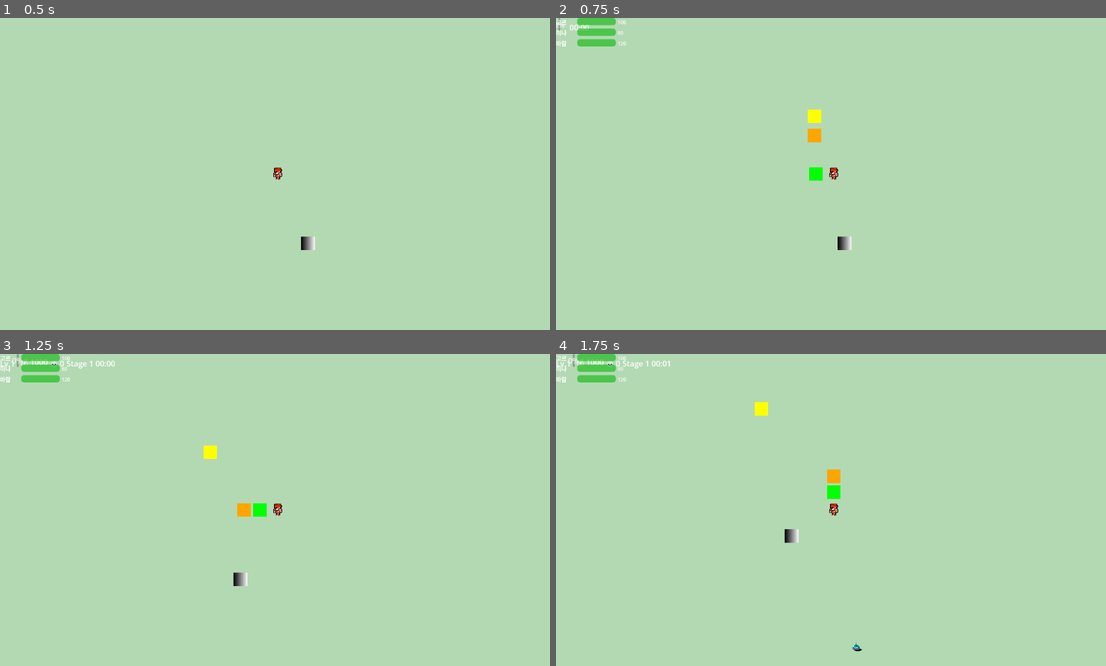
Above: before the commit, frames 1-4 (two rows, left to right).
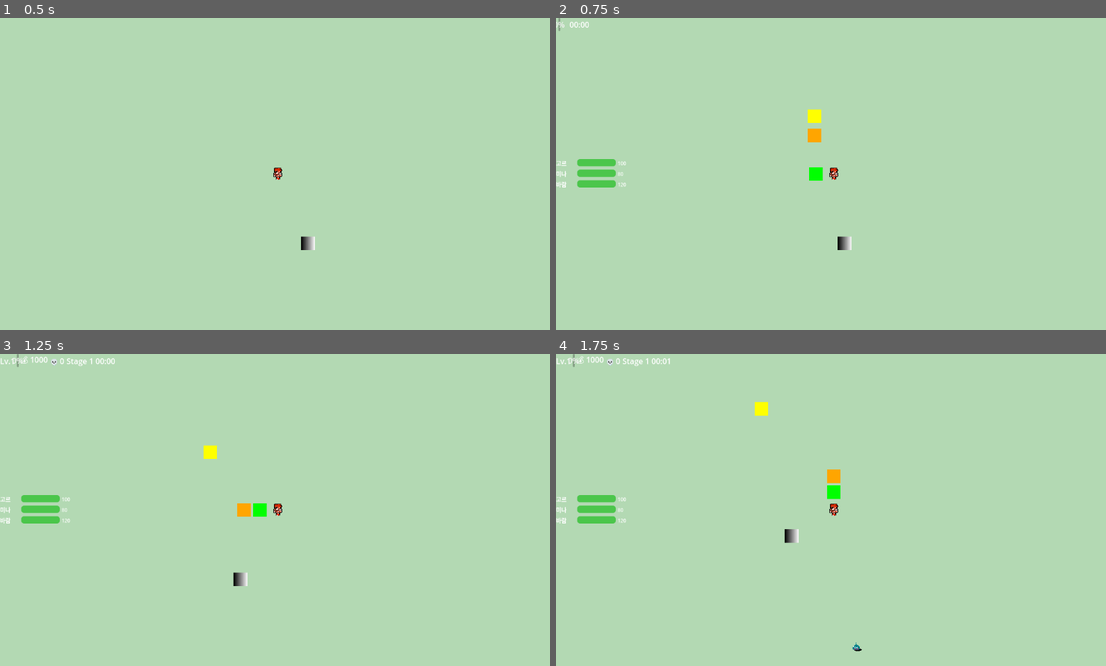
Above: after the commit, the same moments.

Repository: limmmmmmn/Appears-Appears
Game: Godot game, scene res://scenes/field/TestField.tscn
Same seed, same stepped clock (60 frames per second), same inputs: the game is played once before the commit and once after it.
Inputs:
- Up to frame 1 (0.5 s): no input
- Up to frame 2 (0.75 s): tap Enter (ui_accept) at 0.5 s; hold Right (ui_right) from 0.53 s (still down); hold Enter (ui_accept) from 0.53 s (still down)
- Up to frame 3 (1.25 s): keep holding Right (ui_right); keep holding Enter (ui_accept)
- Up to frame 4 (1.75 s): release Right (ui_right) at 1.28 s; release Enter (ui_accept) at 1.28 s; hold Down (ui_down) from 1.28 s (still down); tap Enter (ui_accept) at 1.35, 1.52 s

Frame 1 is identical in both runs. In frame 2, 1.2% of the frame differs, in the area x 0-13%, y 0-55%; in frame 3, 1.3%, in the area x 0-21%, y 0-55%; in frame 4, 1.3%.

Commit message:
cc

Diff:
--- a/project.godot
+++ b/project.godot
@@ -23,6 +23,19 @@
 SaveManager="*res://scripts/autoload/SaveManager.gd"
 StageManager="*res://scripts/autoload/StageManager.gd"
 
+[input]
+
+inventory={
+"deadzone": 0.2,
+"events": [Object(InputEventKey,"resource_local_to_scene":false,"resource_name":"","device":-1,"window_id":0,"alt_pressed":false,"shift_pressed":false,"ctrl_pressed":false,"meta_pressed":false,"pressed":false,"keycode":0,"physical_keycode":73,"key_label":0,"unicode":105,"location":0,"echo":false,"script":null)
+]
+}
+pause={
+"deadzone": 0.2,
+"events": [Object(InputEventKey,"resource_local_to_scene":false,"resource_name":"","device":-1,"window_id":0,"alt_pressed":false,"shift_pressed":false,"ctrl_pressed":false,"meta_pressed":false,"pressed":false,"keycode":0,"physical_keycode":80,"key_label":0,"unicode":112,"location":0,"echo":false,"script":null)
+]
+}
+
 [rendering]
 
 textures/canvas_textures/default_texture_filter=0
--- a/scenes/field/TestField.tscn
+++ b/scenes/field/TestField.tscn
@@ -25,10 +25,12 @@
 
 [node name="Player" parent="." instance=ExtResource("2_player")]
 position = Vector2(336, -145)
-speed = null
 
 [node name="EnemySpawner" type="Node2D" parent="."]
+position = Vector2(2, -2)
 script = ExtResource("5_spawner")
+spawn_interval = 0.5
+max_enemies = 100
 
 [node name="TownExit" type="Area2D" parent="."]
 position = Vector2(400, 0)
--- a/scenes/ui/ChurchUI.tscn
+++ b/scenes/ui/ChurchUI.tscn
@@ -1,6 +1,9 @@
-[gd_scene format=3 uid="uid://x2u85dakgn5g"]
+[gd_scene load_steps=2 format=3 uid="uid://x2u85dakgn5g"]
 
-[node name="ChurchUi" type="Panel"]
+[ext_resource type="Script" uid="uid://ccp1252u20fdp" path="res://scripts/ui/ChurchUI.gd" id="1_dsla2"]
+
+[node name="ChurchUI" type="Panel"]
+script = ExtResource("1_dsla2")
 
 [node name="VBoxContainer" type="VBoxContainer" parent="."]
 layout_mode = 0
--- a/scenes/ui/GameOverUI.tscn
+++ b/scenes/ui/GameOverUI.tscn
@@ -2,7 +2,7 @@
 
 [ext_resource type="Script" uid="uid://dus7a1gsry58c" path="res://scripts/ui/GameOverUI.gd" id="1_m61qa"]
 
-[node name="GameOverUi" type="Panel"]
+[node name="GameOverUI" type="Panel"]
 script = ExtResource("1_m61qa")
 
 [node name="VBoxContainer" type="VBoxContainer" parent="."]
--- a/scenes/ui/HUD.tscn
+++ b/scenes/ui/HUD.tscn
@@ -2,13 +2,15 @@
 
 [ext_resource type="Script" uid="uid://dne8mkxl3ygjf" path="res://scripts/ui/HUD.gd" id="1_kw0id"]
 
-[node name="Hud" type="CanvasLayer"]
+[node name="HUD" type="CanvasLayer"]
 layer = 50
 script = ExtResource("1_kw0id")
 
 [node name="TopBar" type="HBoxContainer" parent="."]
-offset_right = 40.0
-offset_bottom = 40.0
+anchors_preset = 10
+anchor_right = 1.0
+offset_bottom = 27.0
+grow_horizontal = 2
 
 [node name="LevelLabel" type="Label" parent="TopBar"]
 layout_mode = 2
@@ -29,9 +31,22 @@
 layout_mode = 2
 
 [node name="PartyHP" type="VBoxContainer" parent="."]
+anchors_preset = 4
+anchor_top = 0.5
+anchor_bottom = 0.5
+offset_top = -20.0
 offset_right = 40.0
-offset_bottom = 40.0
+offset_bottom = 20.0
+grow_vertical = 2
 
 [node name="SynergyPanel" type="VBoxContainer" parent="."]
-offset_right = 40.0
-offset_bottom = 40.0
+anchors_preset = 6
+anchor_left = 1.0
+anchor_top = 0.5
+anchor_right = 1.0
+anchor_bottom = 0.5
+offset_left = -40.0
+offset_top = -20.0
+offset_bottom = 20.0
+grow_horizontal = 0
+grow_vertical = 2
--- a/scenes/ui/InventoryUI.tscn
+++ b/scenes/ui/InventoryUI.tscn
@@ -2,7 +2,7 @@
 
 [ext_resource type="Script" uid="uid://wldd6b0fm81" path="res://scripts/ui/InventoryUI.gd" id="1_p0ay3"]
 
-[node name="InventoryUi" type="Panel"]
+[node name="InventoryUI" type="Panel"]
 custom_minimum_size = Vector2(600, 400)
 script = ExtResource("1_p0ay3")
 
@@ -35,7 +35,7 @@
 offset_right = 40.0
 offset_bottom = 23.0
 
-[node name="Button" type="Button" parent="."]
+[node name="CloseButton" type="Button" parent="."]
 layout_mode = 0
 offset_right = 8.0
 offset_bottom = 8.0
--- a/scenes/ui/ItemChoiceUI.tscn
+++ b/scenes/ui/ItemChoiceUI.tscn
@@ -2,7 +2,7 @@
 
 [ext_resource type="Script" uid="uid://grsuv652good" path="res://scripts/ui/ItemChoiceUI.gd" id="1_kduac"]
 
-[node name="ItemChoiceUi" type="Panel"]
+[node name="ItemChoiceUI" type="Panel"]
 custom_minimum_size = Vector2(400, 300)
 script = ExtResource("1_kduac")
 
--- a/scenes/ui/ShopUI.tscn
+++ b/scenes/ui/ShopUI.tscn
@@ -2,7 +2,7 @@
 
 [ext_resource type="Script" uid="uid://bu25nqetddjt5" path="res://scripts/ui/ShopUI.gd" id="1_ivylx"]
 
-[node name="ShopUi" type="Panel"]
+[node name="ShopUI" type="Panel"]
 custom_minimum_size = Vector2(500, 350)
 script = ExtResource("1_ivylx")
 
--- a/scenes/ui/TavernUI.tscn
+++ b/scenes/ui/TavernUI.tscn
@@ -2,7 +2,7 @@
 
 [ext_resource type="Script" uid="uid://bimamdmkafys5" path="res://scripts/ui/TavernUI.gd" id="1_qb4b5"]
 
-[node name="TavernUi" type="Panel"]
+[node name="TavernUI" type="Panel"]
 custom_minimum_size = Vector2(500, 350)
 script = ExtResource("1_qb4b5")
 
--- a/scenes/ui/TownUI.tscn
+++ b/scenes/ui/TownUI.tscn
@@ -2,7 +2,7 @@
 
 [ext_resource type="Script" uid="uid://cmmto8rfi4hw1" path="res://scripts/ui/TownUI.gd" id="1_7vtjh"]
 
-[node name="TownUi" type="Panel"]
+[node name="TownUI" type="Panel"]
 custom_minimum_size = Vector2(300, 400)
 script = ExtResource("1_7vtjh")
 
--- a/scripts/enemies/Enemy.gd
+++ b/scripts/enemies/Enemy.gd
@@ -1,44 +1,35 @@
 # scripts/enemies/Enemy.gd
 extends CharacterBody2D
 
-# 적 데이터
 var enemy_data: Dictionary = {}
 var enemy_id: String = ""
 
-# 스탯
 var current_hp: int = 30
 var max_hp: int = 30
 var attack: int = 5
 var defense: int = 2
 var move_speed: float = 80.0
 
-# AI 상태
 enum State { IDLE, WANDER, CHASE, FLEE }
 var current_state: State = State.WANDER
 
-# 플레이어 참조
 var player: Node2D = null
 var detection_range: float = 150.0
 var flee_range: float = 200.0
 
-# 배회 관련
 var wander_timer: float = 0.0
 var wander_direction: Vector2 = Vector2.ZERO
 
-# 레벨 차이
 var level_difference: int = 0
-
-# 전투 시작 여부
 var battle_started: bool = false
 
-# Area2D 참조
 @onready var hitbox: Area2D = $Hitbox
 
 func _ready():
 	print("[Enemy] Spawned: ", enemy_id if enemy_id else "unnamed")
 
-	# Area2D 시그널 연결
-	if hitbox:
+	# ⭐ 시그널 중복 연결 방지
+	if hitbox and not hitbox.body_entered.is_connected(_on_hitbox_body_entered):
 		hitbox.body_entered.connect(_on_hitbox_body_entered)
 
 	await get_tree().create_timer(0.1).timeout
@@ -62,20 +53,14 @@
 	move_and_slide()
 	check_state_transitions()
 
-# ========================================
-# 상태별 행동
-# ========================================
-
 func _idle_state(delta):
 	velocity = Vector2.ZERO
 	wander_timer -= delta
-
 	if wander_timer <= 0:
 		change_state(State.WANDER)
 
 func _wander_state(delta):
 	velocity = wander_direction * move_speed * 0.5
-
 	wander_timer -= delta
 	if wander_timer <= 0:
 		change_state(State.IDLE)
@@ -90,10 +75,6 @@
 	if player:
 		var direction = (global_position - player.global_position).normalized()
 		velocity = direction * move_speed * 1.2
-
-# ========================================
-# 상태 전환
-# ========================================
 
 func check_state_transitions():
 	if not player:
@@ -116,33 +97,21 @@
 func change_state(new_state: State):
 	if current_state == new_state:
 		return
-
 	current_state = new_state
-
 	match new_state:
 		State.IDLE:
 			velocity = Vector2.ZERO
 		State.WANDER:
 			start_wandering()
-		State.CHASE:
-			print("  [Enemy] Chasing player!")
-		State.FLEE:
-			print("  [Enemy] Fleeing!")
 
 func start_wandering():
 	var angle = randf() * TAU
 	wander_direction = Vector2(cos(angle), sin(angle))
 	wander_timer = randf_range(2.0, 4.0)
 
-# ========================================
-# 충돌 & 전투 (Area2D 방식!) ⭐
-# ========================================
-
 func _on_hitbox_body_entered(body):
 	if battle_started:
 		return
-
-	# 플레이어 체크
 	if body.is_in_group("player") or body.name == "Player":
 		start_battle(body)
 
@@ -151,17 +120,13 @@
 		return
 
 	battle_started = true
-
 	print("\n[Enemy] Battle started with ", enemy_data.get("name", "Unknown"))
 
-	# 시그널 발송
 	EventBus.battle_started.emit(enemy_id)
 
-	# 전투창 생성
 	var battle_window = preload("res://scenes/ui/BattleWindow.tscn").instantiate()
 	battle_window.name = "BattleWindow_" + str(get_instance_id())
 
-	# Canvas Layer에 추가
 	var canvas = get_tree().root.get_node_or_null("BattleCanvas")
 	if not canvas:
 		canvas = CanvasLayer.new()
@@ -170,31 +135,22 @@
 		get_tree().root.add_child(canvas)
 
 	canvas.add_child(battle_window)
-
-	# 전투 초기화
 	battle_window.init_battle(enemy_data, str(get_instance_id()))
 
-	# 전투창 위치 (랜덤)
 	await get_tree().process_frame
 	var viewport_size = get_viewport().get_visible_rect().size
 	var random_x = randf_range(50, viewport_size.x - 450)
 	var random_y = randf_range(50, viewport_size.y - 350)
 	battle_window.position = Vector2(random_x, random_y)
 
-	print("  [Enemy] Disappeared from field")
+	# ⭐ 시그널 중복 연결 방지
+	if not EventBus.battle_victory.is_connected(_on_battle_victory):
+		EventBus.battle_victory.connect(_on_battle_victory, CONNECT_ONE_SHOT)
 
-	# 전투 종료 대기
-	EventBus.battle_victory.connect(_on_battle_victory, CONNECT_ONE_SHOT)
-
-	# 적 즉시 사라짐!
 	queue_free()
 
 func _on_battle_victory():
-	pass  # 이미 queue_free() 호출됨
-
-# ========================================
-# 초기화
-# ========================================
+	pass
 
 func init_enemy(data: Dictionary):
 	enemy_data = data
@@ -215,10 +171,7 @@
 	if players.size() > 0:
 		player = players[0]
 	else:
-		var root = get_tree().root
-		player = root.find_child("Player", true, false)
+		player = get_tree().root.find_child("Player", true, false)
 
 func set_level_difference(diff: int):
 	level_difference = diff
-	if diff >= 5:
-		print("  [Enemy] Player too strong! Will flee.")
--- a/scripts/field/TestField.gd
+++ b/scripts/field/TestField.gd
@@ -33,7 +33,13 @@
 
 	enemy_spawner.spawn_interval = 3.0
 	enemy_spawner.max_enemies = 15
-	enemy_spawner.enemy_pool = ["enemy_001", "enemy_002", "enemy_003"]
+
+	# ⭐ 수정: clear 후 append 방식으로 변경
+	enemy_spawner.enemy_pool.clear()
+	enemy_spawner.enemy_pool.append("enemy_001")
+	enemy_spawner.enemy_pool.append("enemy_002")
+	enemy_spawner.enemy_pool.append("enemy_003")
+
 	enemy_spawner.start_spawning()
 
 	print("[Field] Spawner ready")
@@ -176,15 +182,12 @@
 	gameover_ui.show_game_over()
 
 # ========================================
-# 세이브 (ESC 메뉴에서)
+# 세이브 (P 키)
 # ========================================
 
 func _input(event):
-	# P 키: 일시정지 & 세이브
-	if event.is_action_pressed("pause"):
-		show_pause_menu()
-
-func show_pause_menu():
-	# TODO: 일시정지 메뉴 구현
-	print("[Field] Pause menu (press P again to save)")
-	SaveManager.save_game()
+	# ⭐ 직접 키코드 체크 (Input Map 필요 없음)
+	if event is InputEventKey and event.pressed and not event.echo:
+		if event.keycode == KEY_P:
+			print("[Field] Saving game...")
+			SaveManager.save_game()
--- a/scripts/player/Player.gd
+++ b/scripts/player/Player.gd
@@ -17,11 +17,9 @@
 	setup_party_members()
 
 func _process(delta):
-	# UI 단축키
 	handle_ui_input()
 
 func _physics_process(delta):
-	# UI 열려있으면 이동 불가
 	if ui_open:
 		return
 
@@ -35,19 +33,29 @@
 	update_party_positions()
 
 func handle_ui_input():
-	# I 키: 인벤토리
-	if Input.is_action_just_pressed("inventory"):
-		open_inventory()
+	# ⭐ I 키: 인벤토리 (직접 키코드 체크)
+	if Input.is_key_pressed(KEY_I) and not ui_open:
+		# 한 번만 실행되도록
+		if not Input.is_action_just_pressed("ui_accept"):  # 더미 체크
+			open_inventory()
+			await get_tree().create_timer(0.3).timeout  # 중복 방지
 
 	# ESC: UI 닫기
-	if Input.is_action_just_pressed("ui_cancel"):
+	if Input.is_action_pressed("ui_cancel"):
 		close_all_ui()
+
+func _input(event):
+	# ⭐ I 키 눌림 감지
+	if event is InputEventKey and event.pressed and not event.echo:
+		if event.keycode == KEY_I and not ui_open:
+			open_inventory()
 
 func open_inventory():
 	if ui_open:
 		return
 
 	ui_open = true
+	print("[Player] Opening inventory")
 
 	var inventory_ui = preload("res://scenes/ui/InventoryUI.tscn").instantiate()
 
@@ -57,7 +65,6 @@
 	canvas.add_child(inventory_ui)
 	get_tree().root.add_child(canvas)
 
-	# 중앙 배치
 	await get_tree().process_frame
 	var viewport_size = get_viewport().get_visible_rect().size
 	inventory_ui.position = Vector2(
--- a/scripts/ui/InventoryUI.gd
+++ b/scripts/ui/InventoryUI.gd
@@ -1,29 +1,39 @@
 # scripts/ui/InventoryUI.gd
-# I 키로 열기, 아이템 장착/해제
 extends Panel
 
 signal closed
 
-# UI 참조
-@onready var inventory_list = $HSplitContainer/InventoryPanel/InventoryList
-@onready var equipment_list = $HSplitContainer/EquipmentPanel/EquipmentList
-@onready var item_info = $HSplitContainer/EquipmentPanel/ItemInfo
-@onready var close_button = $CloseButton
-
-# 선택된 아이템
+# UI 참조 - find_child로 찾기
+var inventory_list: VBoxContainer
+var equipment_list: VBoxContainer
+var item_info: Label
+var close_button: Button
+
 var selected_item: Dictionary = {}
 var selected_hero_index: int = 0
 
 func _ready():
 	print("[InventoryUI] Created")
 
+	# ⭐ 노드 이름으로 검색
+	inventory_list = find_child("InventoryList", true, false)
+	equipment_list = find_child("EquipmentList", true, false)
+	item_info = find_child("ItemInfo", true, false)
+	close_button = find_child("CloseButton", true, false)
+
+	# 디버그
+	print("  inventory_list: ", inventory_list)
+	print("  equipment_list: ", equipment_list)
+	print("  item_info: ", item_info)
+	print("  close_button: ", close_button)
+
 	if close_button:
 		close_button.pressed.connect(_on_close_pressed)
 
 	refresh_ui()
 
 func _input(event):
-	if event.is_action_pressed("ui_cancel"):  # ESC
+	if event.is_action_pressed("ui_cancel"):
 		close_ui()
 
 func refresh_ui():
@@ -35,16 +45,17 @@
 # ========================================
 
 func refresh_inventory():
-	# 기존 제거
+	if not inventory_list:
+		print("[InventoryUI] ERROR: inventory_list is null!")
+		return
+
 	for child in inventory_list.get_children():
 		child.queue_free()
 
-	# 인벤토리 아이템 표시
 	for item in GameManager.inventory:
 		var button = create_item_button(item, false)
 		inventory_list.add_child(button)
 
-	# 빈 슬롯 표시
 	var empty_slots = 20 - GameManager.inventory.size()
 	for i in range(empty_slots):
 		var empty_label = Label.new()
@@ -53,50 +64,46 @@
 		inventory_list.add_child(empty_label)
 
 func refresh_equipment():
-	# 기존 제거
+	if not equipment_list:
+		print("[InventoryUI] ERROR: equipment_list is null!")
+		return
+
 	for child in equipment_list.get_children():
 		child.queue_free()
 
-	# 파티원별 장비 표시
 	for i in range(GameManager.party.size()):
 		var hero = GameManager.party[i]
 
-		# 영웅 이름
 		var hero_label = Label.new()
 		hero_label.text = "=== %s ===" % hero.name
 		hero_label.add_theme_color_override("font_color", Color.YELLOW)
 		equipment_list.add_child(hero_label)
 
-		# 장비 슬롯
 		var slots = ["weapon", "armor", "accessory"]
 		for slot in slots:
 			var slot_button = Button.new()
-
 			var equipped_item = get_equipped_item(hero, slot)
+
 			if equipped_item.is_empty():
 				slot_button.text = "[%s] - Empty" % slot.capitalize()
 				slot_button.add_theme_color_override("font_color", Color.GRAY)
 			else:
 				slot_button.text = "[%s] %s" % [slot.capitalize(), equipped_item.name]
-				slot_button.add_theme_color_override("font_color", get_rarity_color(equipped_item.rarity))
+				slot_button.add_theme_color_override("font_color", get_rarity_color(equipped_item.get("rarity", "common")))
 
 			slot_button.pressed.connect(_on_equipment_slot_pressed.bind(i, slot))
 			equipment_list.add_child(slot_button)
 
-		# 구분선
 		var separator = HSeparator.new()
 		equipment_list.add_child(separator)
 
 func create_item_button(item: Dictionary, is_equipped: bool) -> Button:
 	var button = Button.new()
-
 	var prefix = "[E] " if is_equipped else ""
-	button.text = "%s%s (%s)" % [prefix, item.name, item.rarity]
-	button.add_theme_color_override("font_color", get_rarity_color(item.rarity))
+	button.text = "%s%s (%s)" % [prefix, item.name, item.get("rarity", "common")]
+	button.add_theme_color_override("font_color", get_rarity_color(item.get("rarity", "common")))
 	button.custom_minimum_size = Vector2(200, 30)
-
 	button.pressed.connect(_on_item_pressed.bind(item))
-
 	return button
 
 # ========================================
@@ -109,24 +116,23 @@
 	if not item_info:
 		return
 
-	var info_text = "[%s] %s\n\n" % [item.rarity.to_upper(), item.name]
+	var info_text = "[%s] %s\n\n" % [item.get("rarity", "?").to_upper(), item.name]
 	info_text += "Type: %s\n" % item.get("type", "Unknown")
 	info_text += "Slot: %s\n\n" % item.get("slot", "None")
 
 	if item.has("stats"):
 		info_text += "Stats:\n"
 		var stats = item.stats
-		if stats.has("attack"):
+		if stats.has("attack") and stats.attack > 0:
 			info_text += "  ATK +%d\n" % stats.attack
-		if stats.has("defense"):
+		if stats.has("defense") and stats.defense > 0:
 			info_text += "  DEF +%d\n" % stats.defense
-		if stats.has("hp"):
+		if stats.has("hp") and stats.hp > 0:
 			info_text += "  HP +%d\n" % stats.hp
-		if stats.has("luck"):
+		if stats.has("luck") and stats.luck > 0:
 			info_text += "  LUCK +%d\n" % stats.luck
 
 	info_text += "\n%s" % item.get("description", "")
-
 	item_info.text = info_text
 
 # ========================================
@@ -141,24 +147,17 @@
 	var slot = item.get("slot", "")
 
 	if slot.is_empty():
-		print("Item has no slot!")
-		return
-
-	# 기존 장비 해제
+		return
+
 	var old_item = get_equipped_item(hero, slot)
 	if not old_item.is_empty():
 		unequip_item(hero_index, slot)
 
-	# 새 장비 장착
 	if not hero.has("equipped"):
 		hero["equipped"] = {}
 
 	hero.equipped[slot] = item.id
-
-	# 인벤토리에서 제거
 	GameManager.inventory.erase(item)
-
-	# 스탯 적용
 	apply_item_stats(hero, item, true)
 
 	print("[Inventory] %s equipped %s" % [hero.name, item.name])
@@ -179,13 +178,8 @@
 	if item.is_empty():
 		return
 
-	# 스탯 제거
 	apply_item_stats(hero, item, false)
-
-	# 인벤토리로 복귀
 	GameManager.inventory.append(item)
-
-	# 장비 슬롯 비우기
 	hero.equipped.erase(slot)
 
 	print("[Inventory] %s unequipped %s" % [hero.name, item.name])
@@ -196,28 +190,23 @@
 		return
 
 	var stats = item.stats
-	var multiplier = 1 if is_equip else -1
+	var mult = 1 if is_equip else -1
 
 	if stats.has("attack"):
-		hero.base_stats.attack += stats.attack * multiplier
+		hero.base_stats.attack += stats.attack * mult
 	if stats.has("defense"):
-		hero.base_stats.defense += stats.defense * multiplier
+		hero.base_stats.defense += stats.defense * mult
 	if stats.has("hp"):
-		hero.base_stats.hp += stats.hp * multiplier
+		hero.base_stats.hp += stats.hp * mult
 		hero.current_hp = min(hero.current_hp, hero.base_stats.hp)
-	if stats.has("luck"):
-		hero.base_stats.luck += stats.luck * multiplier
-	if stats.has("attack_speed"):
-		hero.base_stats.attack_speed += stats.attack_speed * multiplier
 
 func get_equipped_item(hero: Dictionary, slot: String) -> Dictionary:
 	if not hero.has("equipped") or not hero.equipped.has(slot):
 		return {}
-
 	return DataManager.get_item(hero.equipped[slot])
 
 # ========================================
-# 이벤트 핸들러
+# 이벤트
 # ========================================
 
 func _on_item_pressed(item: Dictionary):
@@ -226,16 +215,12 @@
 
 func _on_equipment_slot_pressed(hero_index: int, slot: String):
 	selected_hero_index = hero_index
-
-	# 장비 해제 또는 새 장비 장착
 	var hero = GameManager.party[hero_index]
 	var equipped = get_equipped_item(hero, slot)
 
 	if not equipped.is_empty():
-		# 이미 장착 중 → 해제
 		unequip_item(hero_index, slot)
 	elif not selected_item.is_empty() and selected_item.get("slot") == slot:
-		# 선택된 아이템이 있고 슬롯 맞으면 장착
 		equip_item(hero_index, selected_item)
 
 func _on_close_pressed():
@@ -245,19 +230,10 @@
 	closed.emit()
 	queue_free()
 
-# ========================================
-# 유틸리티
-# ========================================
-
 func get_rarity_color(rarity: String) -> Color:
 	match rarity:
-		"common":
-			return Color.WHITE
-		"magic":
-			return Color.CYAN
-		"unique":
-			return Color.GOLD
-		"legendary":
-			return Color.ORANGE
-		_:
-			return Color.WHITE
+		"common": return Color.WHITE
+		"magic": return Color.CYAN
+		"unique": return Color.GOLD
+		"legendary": return Color.ORANGE
+		_: return Color.WHITE
--- a/scripts/ui/TavernUI.gd
+++ b/scripts/ui/TavernUI.gd
@@ -4,13 +4,26 @@
 
 signal closed
 
-@onready var available_list = $HSplitContainer/AvailablePanel/AvailableList
-@onready var party_list = $HSplitContainer/PartyPanel/PartyList
-@onready var gold_label = $GoldLabel
-@onready var close_button = $CloseButton
+# UI 참조 - 노드 이름만으로 찾기
+var available_list: VBoxContainer
+var party_list: VBoxContainer
+var gold_label: Label
+var close_button: Button
 
 func _ready():
 	print("[TavernUI] Created")
+
+	# 노드 찾기 (이름으로 검색)
+	available_list = find_child("AvailableList", true, false)
+	party_list = find_child("PartyList", true, false)
+	gold_label = find_child("GoldLabel", true, false)
+	close_button = find_child("CloseButton", true, false)
+
+	# 디버그
+	print("  available_list: ", available_list)
+	print("  party_list: ", party_list)
+	print("  gold_label: ", gold_label)
+	print("  close_button: ", close_button)
 
 	if close_button:
 		close_button.pressed.connect(_on_close_pressed)
@@ -31,6 +44,11 @@
 # ========================================
 
 func refresh_available_heroes():
+	if not available_list:
+		print("[TavernUI] ERROR: available_list is null!")
+		return
+
+	# 기존 자식 제거
 	for child in available_list.get_children():
 		child.queue_free()
 
@@ -49,8 +67,11 @@
 
 		# 영입 버튼
 		var button = Button.new()
-		var cost = hero.recruitment.get("cost", 100)
-		button.text = "%s (%s)\n💰 %d Gold" % [hero.name, hero.class, cost]
+		var cost = 100
+		if hero.has("recruitment") and hero.recruitment.has("cost"):
+			cost = hero.recruitment.cost
+
+		button.text = "%s (%s)\n💰 %d Gold" % [hero.name, hero.get("class", "?"), cost]
 		button.custom_minimum_size = Vector2(180, 50)
 
 		# 골드 부족하면 비활성화
@@ -66,6 +87,11 @@
 # ========================================
 
 func refresh_party():
+	if not party_list:
+		print("[TavernUI] ERROR: party_list is null!")
+		return
+
+	# 기존 자식 제거
 	for child in party_list.get_children():
 		child.queue_free()
 
@@ -80,7 +106,7 @@
 
 		# 영웅 정보
 		var info_label = Label.new()
-		info_label.text = "%s Lv.%d" % [hero.name, hero.level]
+		info_label.text = "%s Lv.%d" % [hero.name, hero.get("level", 1)]
 		info_label.custom_minimum_size = Vector2(120, 30)
 		hbox.add_child(info_label)
 
@@ -98,7 +124,9 @@
 # ========================================
 
 func _on_recruit_pressed(hero: Dictionary):
-	var cost = hero.recruitment.get("cost", 100)
+	var cost = 100
+	if hero.has("recruitment") and hero.recruitment.has("cost"):
+		cost = hero.recruitment.cost
 
 	if GameManager.gold < cost:
 		print("[Tavern] Not enough gold!")
@@ -134,7 +162,9 @@
 	GameManager.party.erase(hero)
 
 	# 환불 (절반)
-	var refund = hero.recruitment.get("cost", 100) / 2
+	var refund = 50
+	if hero.has("recruitment") and hero.recruitment.has("cost"):
+		refund = hero.recruitment.cost / 2
 	GameManager.add_gold(refund)
 
 	print("[Tavern] Fired %s (+%d gold refund)" % [hero.name, refund])
